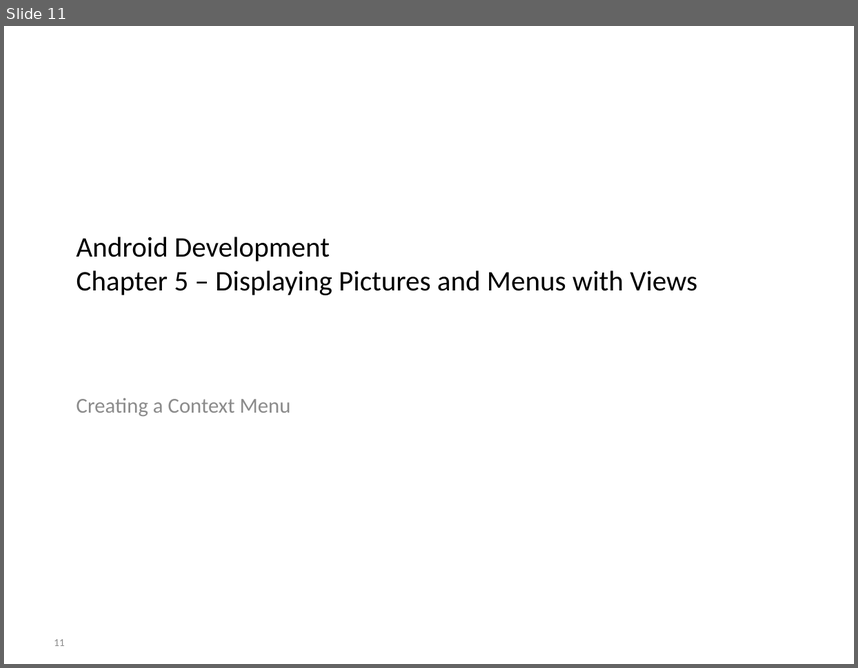
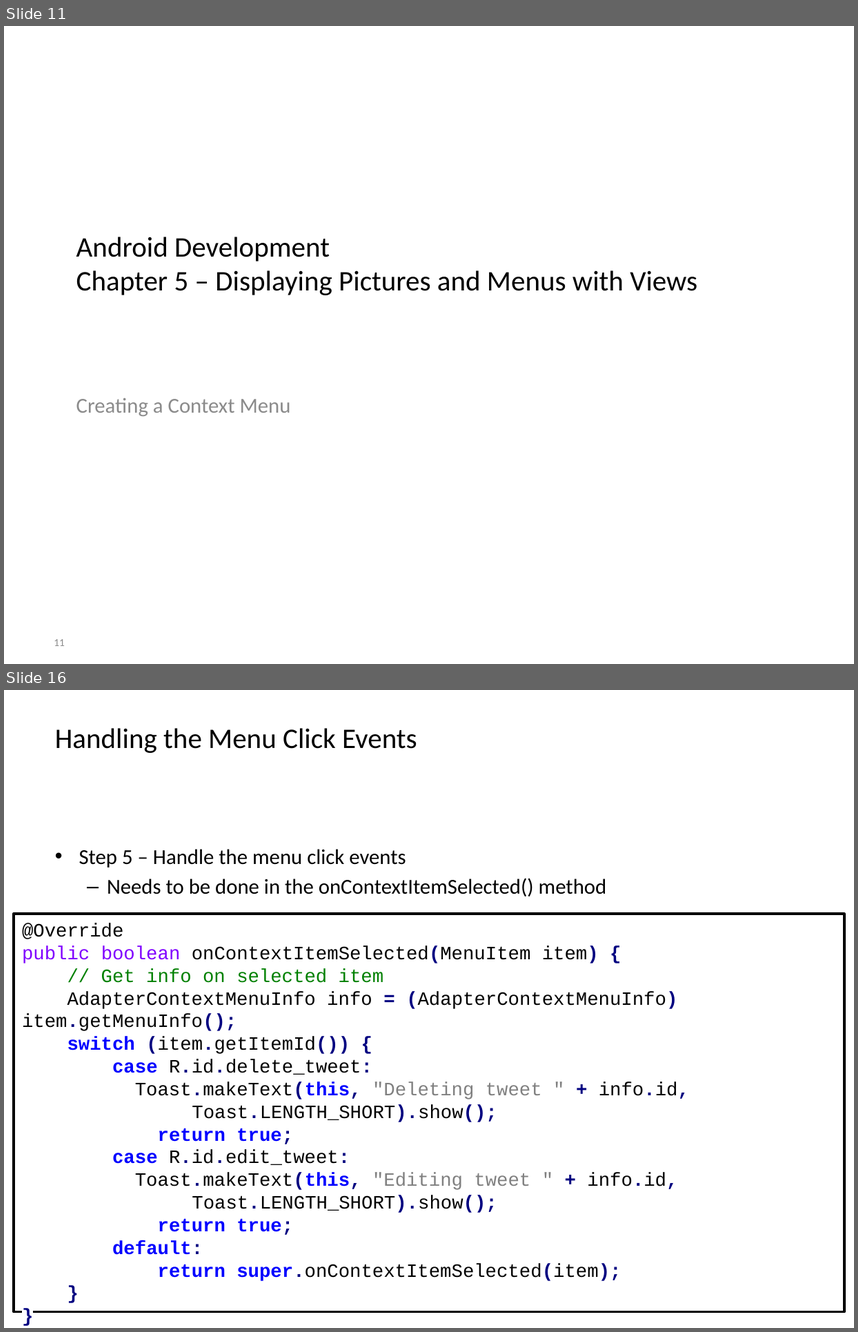
Before and after one commit to BioBoost/android_development_course, a slide deck: slides/chapter5_displaying_pictures_and_menus.pptx. Shown one above the other, each under a label of ours: slide 11 before the commit, slides 11 and 16 after it; the slides between them are not shown. The pictures are 858x668 and 858x1332 pixels, drawn with LibreOffice and Linux fonts; fonts in the diff are those of the drawing; background and template pictures are left out. Boxes give left, top, right and bottom in pixels: in the first picture for what was removed or moved away, otherwise in the second. Text is boxed around its words. In the diff, an @@ line names an element or a change of style, - is before the commit and + after.

Commit message:
Add slides on context menu for listview

```diff
--- a/slides/chapter5_displaying_pictures_and_menus.pptx
+++ b/slides/chapter5_displaying_pictures_and_menus.pptx
@@ slide 16 added at (4, 690, 854, 1328), background picture (left out) @@
@@ title added at (55, 728, 417, 753), 24 pt, text #000000 @@
+Handling the Menu Click Events
@@ text added at (79, 849, 607, 896), 18 pt, text #000000 @@
+• Step 5 – Handle the menu click events
+  – Needs to be done in the onContextItemSelected() method
@@ rectangle added at (14, 914, 844, 1312), fill #FFFFFF, outline #000000 2 pt, 16 pt, text #000000 @@
+@Override
+public boolean onContextItemSelected(MenuItem item) {
+// Get info on selected item
+AdapterContextMenuInfo info = (AdapterContextMenuInfo) item.getMenuInfo();
+switch (item.getItemId()) {
+case R.id.delete_tweet:
+Toast.makeText(this, "Deleting tweet " + info.id,
+Toast.LENGTH_SHORT).show();
+return true;
+case R.id.edit_tweet:
+Toast.makeText(this, "Editing tweet " + info.id,
+Toast.LENGTH_SHORT).show();
+return true;
+default:
+return super.onContextItemSelected(item);
+}
+}
@@ page number added at (54, 1310, 65, 1312), 9 pt, text #8C8C8C @@
+16
```
Also in this commit, not shown: 2 slides changed, 4 other slides added.
